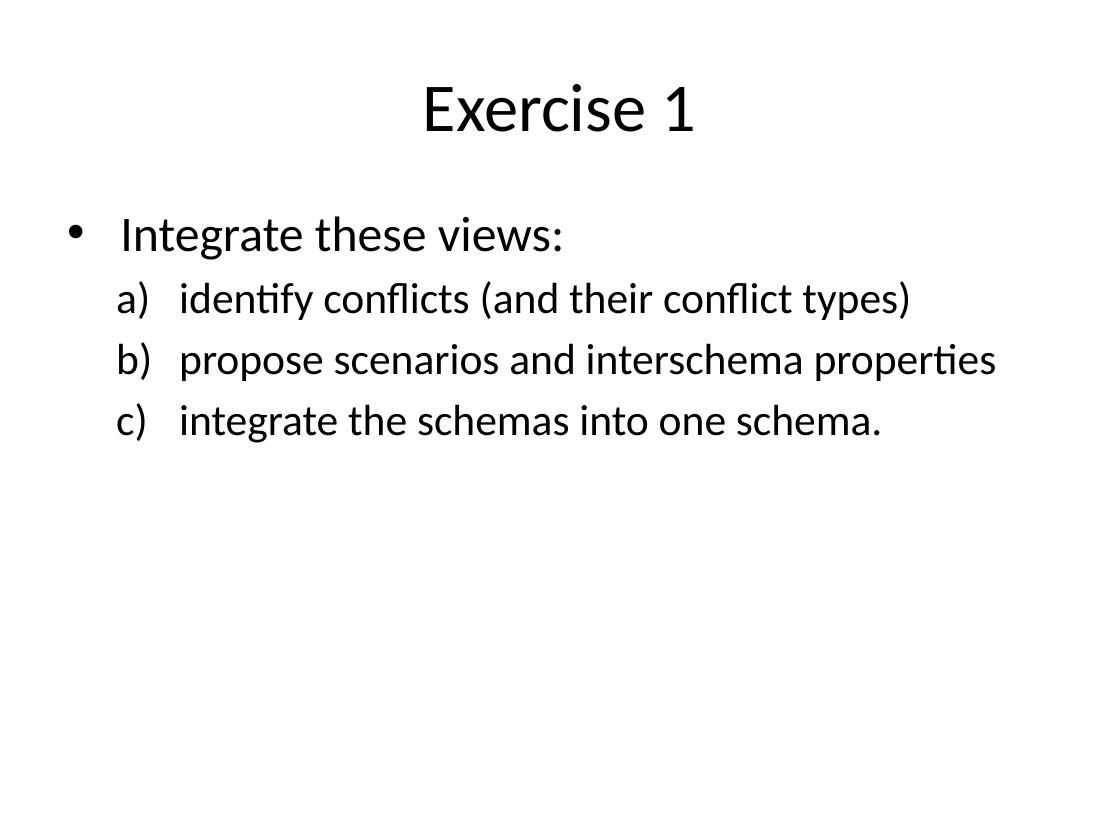
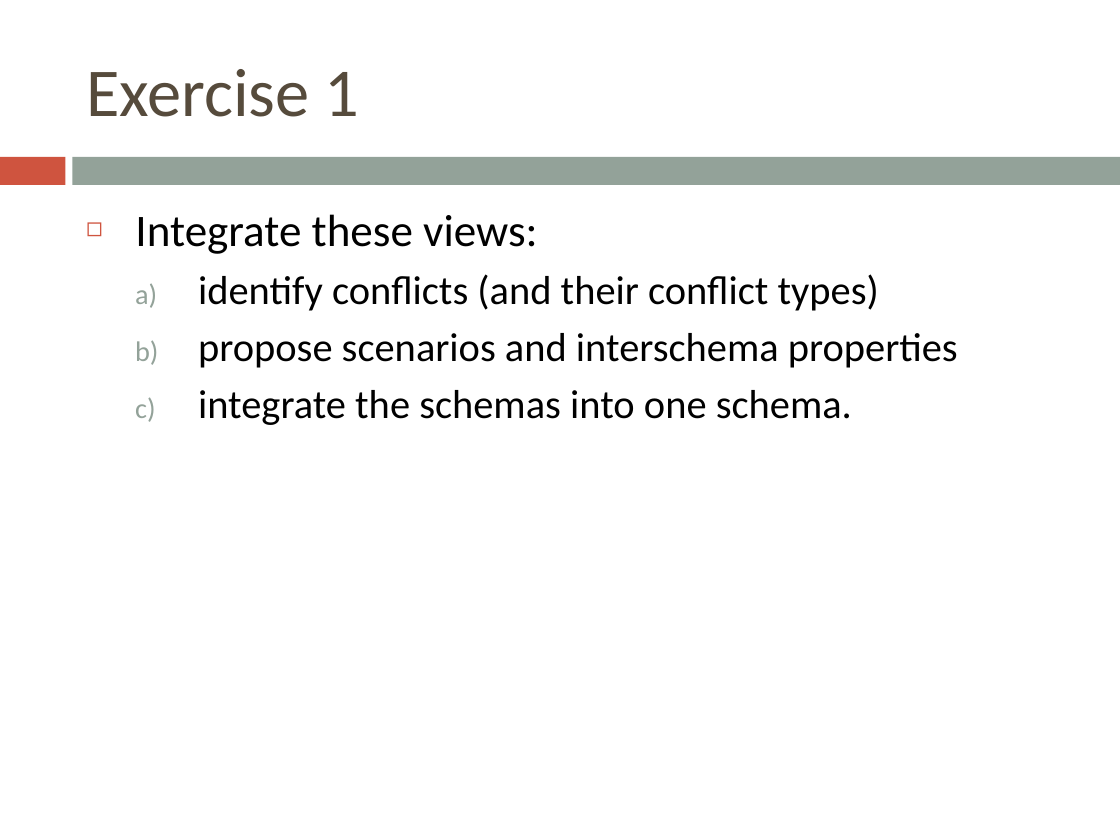
Before and after one commit to bugxd/DBTech, a slide deck: slide 2 of Assignment_4.pptx. Drawn at 1120x840 pixels with LibreOffice and Linux fonts; fonts in the diff are those of the drawing. Boxes give left, top, right and bottom in pixels: in the first picture for what was removed or moved away, otherwise in the second. Text is boxed around its words. In the diff, an @@ line names an element or a change of style, - is before the commit and + after.

```diff
--- a/Assignment_4.pptx
+++ b/Assignment_4.pptx
@@ title "Exercise 1": place and size @@
-title "Exercise 1" at (423, 84, 697, 132)
+title "Exercise 1" at (86, 69, 360, 117)
@@ title "Exercise 1" at (86, 69, 360, 117): text colour #000000 to #564B3C; alignment centre to left @@
@@ rectangle added at (0, 157, 65, 185), fill #CF543F @@
@@ rectangle added at (73, 157, 1120, 185), fill #93A299 @@
@@ text "Integrate these views:": place and size @@
-text "Integrate these views:" at (120, 216, 997, 443)
+text "Integrate these views:" at (135, 214, 958, 425)
@@ text "Integrate these views:" at (135, 214, 958, 425): size 32 to 29 pt in "Integrate these views:"; size 28 to 26 pt in "identify conflicts (and their conflict types)", "propose scenarios and interschema properties", "integrate the schemas into one schema."; bullet • to ◻ @@
```
Also in this commit, not shown: 15 other slides changed, 1 slide added, 2 slides removed.
